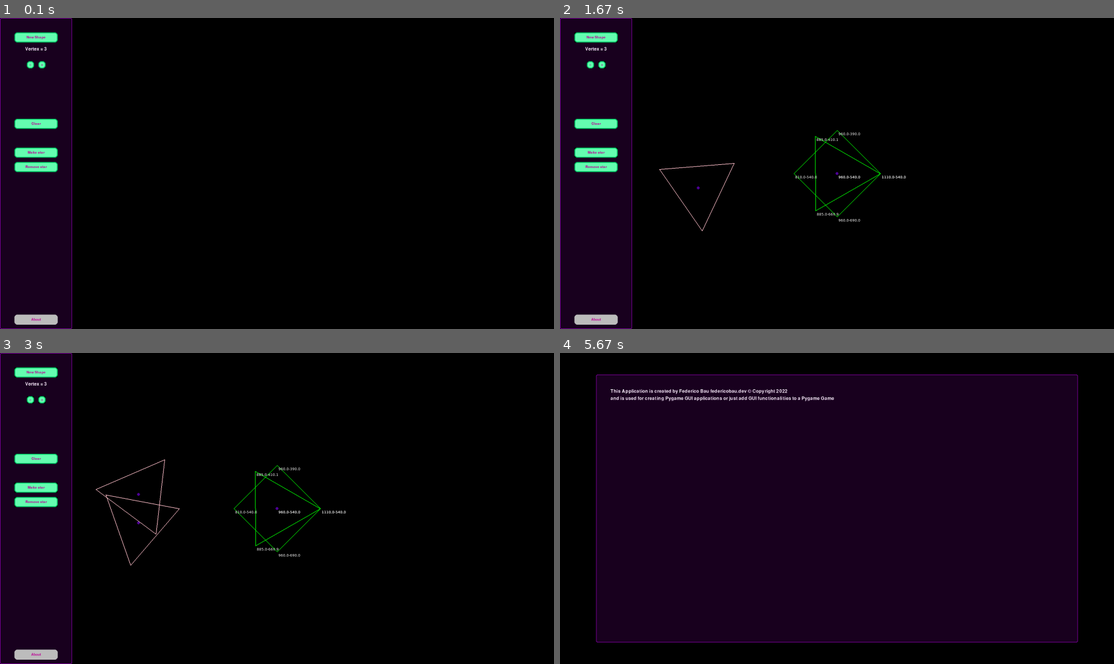
Above: before the commit, frames 1-4 (two rows, left to right).
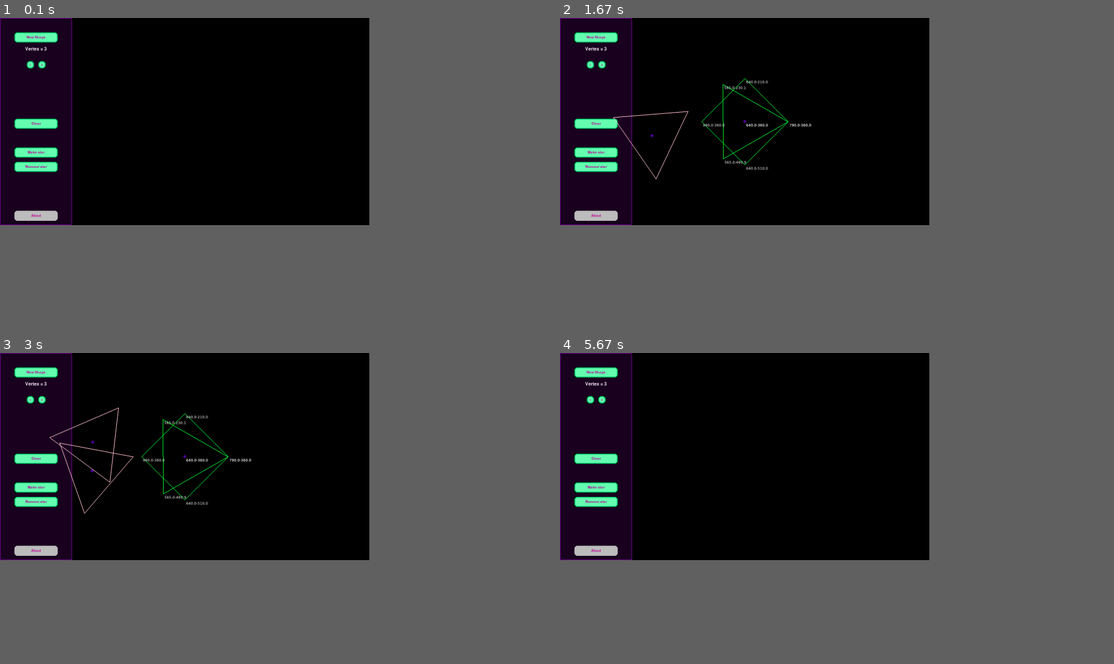
Above: after the commit, the same moments.

Repository: Koubae/Pygame-polygons
Game: pygame game, started from pygame_polygons/main.py
Two runs of this game, one before a commit and one after it. Both use one fixed random seed, a clock stepped at 60 frames per second and the inputs below.
Inputs (mouse positions are in pixels of both pictures, inside the frame that each line leads up to):
- Up to frame 1 (0.1 s): no input
- Up to frame 2 (1.67 s): click (593, 36) at 0.38 s; press the mouse at (598, 64) at 0.7 s; move the mouse to (820, 108) at 0.8 s; release the mouse at (1041, 154) at 0.93 s; press the mouse at (593, 36) at 1.03 s; move the mouse to (737, 123) at 1.13 s; release the mouse at (881, 213) at 1.27 s; press the mouse at (593, 151) at 1.37 s; move the mouse to (681, 148) at 1.47 s; release the mouse at (764, 142) at 1.6 s
- Up to frame 3 (3 s): press the mouse at (33, 486) at 1.7 s; move the mouse to (55, 517) at 1.8 s; release the mouse at (77, 548) at 1.93 s; press the mouse at (27, 399) at 2.03 s; move the mouse to (227, 424) at 2.13 s; release the mouse at (426, 446) at 2.27 s; press the mouse at (33, 486) at 2.37 s; move the mouse to (99, 440) at 2.47 s; release the mouse at (166, 390) at 2.6 s; press the mouse at (33, 502) at 2.7 s; move the mouse to (182, 477) at 2.8 s; release the mouse at (332, 452) at 2.93 s
- Up to frame 4 (5.67 s): press the mouse at (593, 654) at 3.03 s; move the mouse to (776, 608) at 3.13 s; release the mouse at (958, 564) at 3.27 s; click (859, 452) at 3.38 s; press the mouse at (593, 486) at 3.7 s; move the mouse to (764, 505) at 3.8 s; release the mouse at (936, 524) at 3.93 s; press the mouse at (593, 486) at 4.03 s; move the mouse to (676, 548) at 4.13 s; release the mouse at (759, 611) at 4.27 s; press the mouse at (593, 486) at 4.37 s; move the mouse to (753, 524) at 4.47 s; release the mouse at (914, 561) at 4.6 s; press the mouse at (593, 486) at 4.7 s; move the mouse to (659, 477) at 4.8 s; release the mouse at (726, 468) at 4.93 s; press the mouse at (593, 458) at 5.03 s; move the mouse to (787, 452) at 5.13 s; release the mouse at (981, 449) at 5.27 s; press the mouse at (593, 654) at 5.37 s; move the mouse to (681, 608) at 5.47 s; release the mouse at (776, 564) at 5.6 s
In our replay, the window is 900x506 before the commit and 600x337 after it. These sizes can differ from the game's own. Grey fills any space a smaller window leaves; there, only what the larger window draws over its background counts as a difference.

The runs differ from the first frame. In frame 1, 4.8% of the frame differs, in the area x 0-14%, y 32-100%; in frame 2, 6.0%; in frame 3, 6.2%; in frame 4, 55%, in the area x 0-100%, y 0-100%.

Commit message:
Polygon class

Diff:
--- a/pygame_polygons/src/app.py
+++ b/pygame_polygons/src/app.py
@@ -3,7 +3,7 @@
 from .config.constants import *
 
 class App:
-    DEFAULT_DISPLAY: int = 0
+    DEFAULT_DISPLAY: int = 1
 
     def __init__(self, app_name: str, app: dict, world: dict, ):
         self.app_name: str = app_name
--- a/pygame_polygons/src/application/services/event_listener.py
+++ b/pygame_polygons/src/application/services/event_listener.py
@@ -63,6 +63,7 @@
             return 'WHEEL_DOWN'
         return None
 
+    # ~~~~~~~~~~~~~~~~~ mouse ~~~~~~~~~~~~~~~~~ #
     def is_mouse_button_pressed_event(self) -> bool:
         return pygame.MOUSEBUTTONDOWN in self.events
 
@@ -71,3 +72,11 @@
 
     def is_mouse_wheel_event(self) -> bool:
         return pygame.MOUSEWHEEL in self.events
+
+    # ~~~~~~~~~~~~~~~~~ keyboard ~~~~~~~~~~~~~~~~~ #
+
+    def is_ctrl_left_pressed_event(self) -> bool:
+        return pygame.KEYDOWN in self.events and pygame.K_LCTRL in self.events[pygame.KEYDOWN]
+
+    def is_ctrl_left_released_event(self) -> bool:
+        return pygame.KEYUP in self.events and pygame.K_LCTRL in self.events[pygame.KEYUP]
--- a/pygame_polygons/src/application/services/shape_controler.py
+++ b/pygame_polygons/src/application/services/shape_controler.py
@@ -2,8 +2,8 @@
 import pygame
 from pygame.math import Vector2
 
-from ..shapes import get_polygon_centroid, polygon_rotate, polygon_move, draw_regular_polygon
-
+from ..shapes import Polygon
+# from ...app import App
 
 class ShapeController:
 
@@ -11,21 +11,21 @@
         ...
 
     @staticmethod
-    def make_polygon(vertex_count: int, radius: int, position: tuple):
+    def make_polygon(app, vertex_count: int, radius: int, position: tuple) -> Polygon:
         """Creates a polygon defined by its vertex count, radius (size) and x,y coordinates
 
+        :param screen: pygame.Surface
         :param vertex_count: int min 3. Total amount of the polygon vertex
         :param radius: int the size of the polygon
         :param position: tuple x,y coordinates
-        :return:
+        :return: Polygon
         """
         if vertex_count < 3:
             vertex_count = 3
-        return draw_regular_polygon(vertex_count, radius, position)
 
-    @staticmethod
-    def shape_get_center(polygon: list[Vector2]) -> Vector2:
-        return get_polygon_centroid(polygon)  # get the polygon centroid
+        polygon = Polygon(app, vertex_count, radius, Vector2(position[0], position[1]))
+
+        return polygon
 
     @staticmethod
     def shape_centroid_is_near_mouse_pointer(mouse: tuple, centroid: Vector2, margin: int) -> bool:
@@ -48,7 +48,7 @@
 
 
     @staticmethod
-    def move_polygon(polygons: list[list[Vector2]], current_polygon: int, mouse_position: tuple[int, int]):
+    def move_polygon(polygons: list[Polygon], current_polygon: int, mouse_position: tuple[int, int]) -> None:
         """Move a polygon setting its center to the mouse position
 
         :param polygons: list[list[Vector2]] List of polygon
@@ -57,13 +57,21 @@
         :return:
         """
         try:
-            polygon = polygons[current_polygon]  # get the polygon
+            polygon: Polygon = polygons[current_polygon]  # get the polygon
         except IndexError:
             return
-        polygon_move(polygon, Vector2(mouse_position[0], mouse_position[1]))
+        polygon.move(Vector2(mouse_position[0], mouse_position[1]))
 
     @staticmethod
-    def rotate_polygon(polygons: list[list[Vector2]], current_polygon: int, direction: str) -> None:
+    def polygon_move_vertex(polygons: list[Polygon], indexes: tuple[int, int], mouse_position: tuple[int, int]) -> None:
+        try:
+            polygon: Polygon = polygons[indexes[0]]  # get the polygon
+        except IndexError:
+            return
+        polygon.move_vertix(indexes[1],  Vector2(mouse_position[0], mouse_position[1]))
+
+    @staticmethod
+    def rotate_polygon(polygons: list[Polygon], current_polygon: int, direction: str) -> None:
         """Rotates a Polygon clockwise - counter clock-wise
 
         :param polygons: list[list[Vector2]] List of polygon
@@ -82,16 +90,17 @@
             angle = -angle
 
         try:
-            polygon = polygons[current_polygon]  # get the polygon
+            polygon: Polygon = polygons[current_polygon]  # get the polygon
         except IndexError:
             return
-
-        centroid = get_polygon_centroid(polygon)  # get the polygon centroid
-        polygon_rotated = polygon_rotate(polygon, centroid, angle)  # rotate polygon
-        polygons[current_polygon] = polygon_rotated
+        vertices: list[Vector2] = polygon.vertices
+        centroid = Polygon.get_polygon_centroid(vertices)  # get the polygon centroid
+        polygon_rotated = Polygon.polygon_rotate(vertices, centroid, angle)  # rotate polygon
+        polygon.update_vertices_positions(polygon_rotated)
+        polygon.centroid = polygon.vertices  # reset the polygon centroid
 
     @staticmethod
-    def draw_stars(screen: pygame.Surface, stars: list[list[Vector2]]) -> None:
+    def draw_stars(screen: pygame.Surface, stars: list[Polygon]) -> None:
         """Stars are drawn and rotating counter-clockwise
 
         :param screen: pygame.Surface Screen were stars needs to be drawn
@@ -102,9 +111,11 @@
             return
             # make the star roating continously making double adges
         for i, star in enumerate(stars):
-            centroid = get_polygon_centroid(star)
+            vertices: list[Vector2] = star.vertices
+
+            centroid = Polygon.get_polygon_centroid(vertices)
             pygame.draw.circle(screen, (79, 0, 153),  # draw red dot around vertex
                                Vector2(centroid[0], centroid[1]), 5)
-            pygame.draw.polygon(screen, pygame.Color("pink"), star, width=2)
-            star_rotated = polygon_rotate(star, centroid, -45)
-            stars[i] = star_rotated
+            pygame.draw.polygon(screen, pygame.Color("pink"), vertices, width=2)
+            star_rotated = Polygon.polygon_rotate(vertices, centroid, -45)
+            star.update_vertices_positions(star_rotated)
--- a/pygame_polygons/src/application/shapes/__init__.py
+++ b/pygame_polygons/src/application/shapes/__init__.py
@@ -1 +1 @@
-from .polygon import get_polygon_centroid, polygon_rotate, polygon_move, draw_regular_polygon
+from .polygon import Polygon
--- a/pygame_polygons/src/application/shapes/polygon.py
+++ b/pygame_polygons/src/application/shapes/polygon.py
@@ -1,65 +1,186 @@
 import math
 from typing import Union
+import pygame
 from pygame.math import Vector2
+import random
 
-def draw_regular_polygon(vertex_count: int, radius: int, position: tuple) -> list[Vector2]:
-    """@credit: https://stackoverflow.com/a/57638991/13903942 """
-    n, r = vertex_count, radius
-    x, y = position
-    return [
-        Vector2(x + r * math.cos(2 * math.pi * i / n), y + r * math.sin(2 * math.pi * i / n))
-        for i in range(n)
-    ]
+class Polygon:
+    BORDER_WIDTH: int = 2
+    DOT_CIRCLE_RADIUS: int = 5
 
-def get_polygon_centroid(polygon: list[Vector2]) -> Vector2:
-    """Finds the centroid /  barycenter of a polygon
+    TEXT_COLOR: tuple[int, int, int] = (255, 255, 255)
+    VERTEX_DOT_COLOR: tuple[int, int, int] = (255, 0, 0)
+    CENTROID_DOT_COLOR: tuple[int, int, int] = (79, 0, 153)
+    # TODO: Check https://superuser.com/questions/361297/what-colour-is-the-dark-green-on-old-fashioned-green-screen-computer-displays
+    TERMINAL_COLORS: dict[str, tuple[int, int, int]] = {
+        'amber': (255, 176, 0),
+        'amber_l': (255, 204, 0),
 
-    :param polygon: list[Vector2]
-    :return: Vector2 x,y coordinates of the centroid/ barycenter of the given polygon
-    """
-    # finds the center of a polygon
-    vertices_x: list = []
-    vertices_y: list = []
-    for vertex in polygon:
-        vertices_x.append(vertex[0])
-        vertices_y.append(vertex[1])
-    vertices_count: int = len(polygon)
-    centroid = Vector2(sum(vertices_x) / vertices_count,
-                       sum(vertices_y) / vertices_count)  # finds the center of a polygon
-    return centroid
+        'green_1': (51, 255, 0),
+        'apple': (51, 255, 51),
+        'green_2': (0, 255, 51),
 
+        'apple_llc': (102, 255, 102),
+        'green_3': (0, 255, 102)
+    }
+    DEFAULT_TERMINAL_COLORS: tuple[str] = tuple(TERMINAL_COLORS.keys())
 
-def polygon_move(polygon: list[Vector2], move_to: Vector2) -> None:
-    """Move a polygon following its x, y coordinates
+    def __init__(self, app, vertex_count: int, radius: int, position: Vector2):
+        self.app = app
+        self.screen: pygame.Surface = self.app.background
+        self.vertex_count: int = 3
+        self.radius: int
+        self.position_initial: Vector2
 
-    :param polygon:
-    :param move_to:
-    :return:
-    """
-    centroid = get_polygon_centroid(polygon)  # get the polygon centroid
+        self._vertices: list[Vector2] = Polygon.draw_regular_polygon(vertex_count, radius, position)
+        self._centroid: Vector2 = Polygon.get_polygon_centroid(self.vertices)
 
-    pos_x, pos_y = move_to
-    for vertex_index, vertex in enumerate(polygon):
-        move_x = pos_x - centroid[0]
-        move_y = pos_y - centroid[1]
-        polygon[vertex_index][0] += move_x
-        polygon[vertex_index][1] += move_y
+        self.border_color: tuple = self.TERMINAL_COLORS[self.DEFAULT_TERMINAL_COLORS[random.randint(0, len(self.DEFAULT_TERMINAL_COLORS) - 1)]]
+        self.background_color: tuple = self.TERMINAL_COLORS[self.DEFAULT_TERMINAL_COLORS[random.randint(0, len(self.DEFAULT_TERMINAL_COLORS) - 1)]]
 
+    @property
+    def vertices(self) -> list[Vector2]:
+        """The vertices property."""
+        return self._vertices
 
-def polygon_rotate(polygon: list[Vector2], centroid: Vector2, angle: Union[float, int]) -> list[Vector2]:
-    """Rotates a polygon to its centroid as its origin by the given angle
-    Positve angle: anti-clockwise
-    Negative angle: clockwise
+    @vertices.setter
+    def vertices(self, value: list[Vector2]) -> None:
+        """Sets the vertices"""
+        self._vertices = value
 
-    :param polygon: list[Vector2]
-    :param centroid: Vector2 Center of the polygon
-    :param angle: float|int   Angle
-    :return:
-    """
-    return [
-        Vector2(
-            centroid[0] + ((vertex[0] - centroid[0]) * math.cos(angle)) - ((vertex[1] - centroid[1]) * math.sin(angle)),
-            centroid[1] + ((vertex[0] - centroid[0]) * math.sin(angle)) + ((vertex[1] - centroid[1]) * math.cos(angle))
-        )
-        for vertex_index, vertex in enumerate(polygon)
-    ]
+    @property
+    def centroid(self) -> Vector2:
+        """The radius property."""
+        return self._centroid
+
+    @centroid.setter
+    def centroid(self, _: None = None) -> None:
+        """Sets the Centroid"""
+        self._centroid = Polygon.get_polygon_centroid(self.vertices)
+
+    def draw(self):
+        """ Draws a polygon and its center dot (centroid / barycenter)
+
+        :return:
+        """
+        pygame.draw.circle(
+            self.screen,
+            self.CENTROID_DOT_COLOR,
+            Vector2(self.centroid.x, self.centroid.y),
+            self.DOT_CIRCLE_RADIUS
+        )  # draw dot around center
+        self.write_vertex_coords(self.centroid)
+        pygame.draw.polygon(self.screen, self.border_color, self.vertices, width=self.BORDER_WIDTH)
+
+    def vertex_focus(self, vertex_index: int) -> None:
+        """Focus a Vertex, make it in a red dot
+
+        :param vertex_index:
+        :return:
+        """
+        try:
+            vertex = self.vertices[vertex_index]
+        except IndexError as err:
+            print(str(err))
+            return
+        pygame.draw.circle(
+            self.screen,
+            self.VERTEX_DOT_COLOR,
+            Vector2(vertex[0], vertex[1]),
+            self.DOT_CIRCLE_RADIUS
+        )  # draw red dot around vertex
+        pygame.mouse.set_cursor(pygame.SYSTEM_CURSOR_SIZEALL)
+
+    def write_vertex_coords(self, vertex: Vector2):
+        """Write the coordinates of a particualr vertex"""
+        # write vertex coordinates into the vertex
+        about_text1 = f"{round(vertex.x, 2)}-{round(vertex.y, 2)}"
+        font_img = self.app.font_small.render(about_text1, True, (255, 255, 255))
+        self.screen.blit(font_img, Vector2(vertex.x + 5, vertex.y + 5))
+
+    def update_vertices_positions(self, vertices: list[Vector2]):
+        """Update the polygon's Vertices position
+
+        :param vertices: list[Vector2]
+        :return:
+        """
+        self.vertices = vertices
+
+    # ----------------
+    # Geometry methods
+    # ----------------
+
+    @staticmethod
+    def draw_regular_polygon(vertex_count: int, radius: int, position: Vector2) -> list[Vector2]:
+        """@credit: https://stackoverflow.com/a/57638991/13903942 """
+        n, r = vertex_count, radius
+        x, y = position
+        return [
+            Vector2(x + r * math.cos(2 * math.pi * i / n), y + r * math.sin(2 * math.pi * i / n))
+            for i in range(n)
+        ]
+
+    @staticmethod
+    def get_polygon_centroid(polygon: list[Vector2]) -> Vector2:
+        """Finds the centroid /  barycenter of a polygon
+
+        :param polygon: list[Vector2]
+        :return: Vector2 x,y coordinates of the centroid/ barycenter of the given polygon
+        """
+        # finds the center of a polygon
+        vertices_x: list = []
+        vertices_y: list = []
+        for vertex in polygon:
+            vertices_x.append(vertex[0])
+            vertices_y.append(vertex[1])
+        vertices_count: int = len(polygon)
+        centroid = Vector2(sum(vertices_x) / vertices_count,
+                           sum(vertices_y) / vertices_count)  # finds the center of a polygon
+        return centroid
+
+    def move(self, move_to: Vector2) -> None:
+        """Move a polygon following its x, y coordinates
+
+        :param vertices:
+        :param move_to:
+        :return:
+        """
+        vertices: list[Vector2] = self._vertices
+        centroid = Polygon.get_polygon_centroid(vertices)  # get the polygon centroid
+
+        pos_x, pos_y = move_to
+        for vertex_index, vertex in enumerate(vertices):
+            move_x = pos_x - centroid[0]
+            move_y = pos_y - centroid[1]
+            vertices[vertex_index][0] += move_x
+            vertices[vertex_index][1] += move_y
+
+        self.centroid = vertices # reset the polygon centroid
+    def move_vertix(self, vertex_index: int, position: Vector2) -> None:
+        try:
+            _: Vector2 = self._vertices[vertex_index]  # test check that the vertex exits
+        except IndexError:
+            return
+        self._vertices[vertex_index] = position
+        self.centroid = self._vertices  # reset the polygon centroid
+
+    @staticmethod
+    def polygon_rotate(polygon: list[Vector2], centroid: Vector2, angle: Union[float, int]) -> list[Vector2]:
+        """Rotates a polygon to its centroid as its origin by the given angle
+        Positve angle: anti-clockwise
+        Negative angle: clockwise
+
+        :param polygon: list[Vector2]
+        :param centroid: Vector2 Center of the polygon
+        :param angle: float|int   Angle
+        :return:
+        """
+        return [
+            Vector2(
+                centroid[0] + ((vertex[0] - centroid[0]) * math.cos(angle)) - (
+                        (vertex[1] - centroid[1]) * math.sin(angle)),
+                centroid[1] + ((vertex[0] - centroid[0]) * math.sin(angle)) + (
+                        (vertex[1] - centroid[1]) * math.cos(angle))
+            )
+            for vertex_index, vertex in enumerate(polygon)
+        ]
--- a/pygame_polygons/src/application/shapes/shape.py
+++ /dev/null
@@ -1,4 +0,0 @@
-
-
-class Shape:
-    ...
--- a/pygame_polygons/src/application/views/home.py
+++ b/pygame_polygons/src/application/views/home.py
@@ -5,6 +5,7 @@
 from .view_manager import ViewManager
 
 from ..services import ShapeController
+from ..shapes import Polygon
 
 
 class ViewHome(ViewManager):
@@ -14,15 +15,23 @@
     def __init__(self, *args):
         super().__init__(*args)
 
+        # Shapes
+        self.polygons: list[Polygon] = []
+        self.stars: list[Polygon] = []
+
         self.shape_new_vertex: int = 3
         self.current_figure: tuple = ()
         self.current_figure_center: Optional[int] = None
-        self.current_figure_wheel: Optional[bool] = False
+
+        # ------------- INPUTS ------------- #
+
+        # mouse
+        self.current_figure_wheel: bool = False
         self.current_figure_drag: bool = False
 
-        # Shapes
-        self.polygons: list[list[Vector2]] = []
-        self.stars: list[list[Vector2]] = []
+        # keyboard
+        self.event_ctrl_l: Optional[str] = None
+
 
     def register_mouse_action(self, hooked: bool):
         """Register user mouse actions.
@@ -43,6 +52,17 @@
                 self.mouse_init_drag()
             elif self.app.event_listener.is_mouse_button_released_event():  # mouse release
                 self.mouse_reset_drag()
+
+    def register_keyboard_action(self, hooked: bool):
+
+        if not hooked:
+            ...
+        if self.event_ctrl_l == 'PRESSED':
+            is_ctrl_l_released = self.app.event_listener.is_ctrl_left_released_event()
+            self.event_ctrl_l = is_ctrl_l_released and 'RELEASED' or 'PRESSED'
+        else:
+            is_ctrl_l_pressed = self.app.event_listener.is_ctrl_left_pressed_event()
+            self.event_ctrl_l = is_ctrl_l_pressed and 'PRESSED' or None
 
     def mouse_reset_drag_and_pointer(self) -> None:
         """Resets Mouse drag event actions and set default mouse pointer"""
@@ -108,7 +128,7 @@
         if matches:
             match = matches[0]  # todo: should get the vertex with closest to mouse and not the first found
             self.vertex_dot_focus(match)
-            self.current_figure = (match[0], match[1])
+            self.current_figure = (int(match[0]), int(match[1]))
             self.current_figure_center = None
 
             return True
@@ -126,8 +146,9 @@
 
         hooked = False
         for poly_index, poly in enumerate(self.polygons):
-            centroid = ShapeController.shape_get_center(poly)
-            self.polygon_draw(poly, centroid)
+            centroid = poly.centroid
+            poly.draw()
+            vertices: list[Vector2] = poly.vertices
 
 
             matches: list[Vector2] = []
@@ -135,9 +156,9 @@
             # First, wee need to collect all vertex and check if there is a match. That's because
             # we need to know whether the user is still draggin the same vertex around. Else if we have a match
             # the new match found is the new vertex.
-            for vertex_index, vertex in enumerate(poly):
-
-                self.write_vertex_coords(vertex)
+            for vertex_index, vertex in enumerate(vertices):
+
+                poly.write_vertex_coords(vertex)
 
                 margin, current = self._get_point_detection_margin(poly_index, vertex_index)
 
@@ -147,13 +168,13 @@
                     if current:  # if the current object then we can just exit the loop
                         matches_previous_polygon = Vector2(poly_index, vertex_index)
                         break
-
             # Check if the user is near the center of the polygon
-            is_it = self.is_near_poly_centroid(poly_index, mouse_current, centroid)
-            if is_it:
-                hooked = True
-                continue
-            hooked = self.highlight_polygon_vertex(matches_previous_polygon, matches)
+            if not hooked:
+                is_it = self.is_near_poly_centroid(poly_index, mouse_current, centroid)
+                if is_it:
+                    hooked = True
+                    continue
+                hooked = self.highlight_polygon_vertex(matches_previous_polygon, matches)
 
         return hooked
 
@@ -174,7 +195,7 @@
             # Make a new draw
             half_w = self.app.win_width / 2
             half_h = self.app.win_height / 2
-            polygon = ShapeController.make_polygon(self.shape_new_vertex, 150, (half_w, half_h))
+            polygon = ShapeController.make_polygon(self.app, self.shape_new_vertex, 150, (half_w, half_h))
             self.polygons.append(polygon)
 
             # reset the new vertex counter
@@ -239,7 +260,7 @@
             else:
                 half_h = self.app.win_height / 2 + ((len(self.stars) * len(self.stars)) - 50)
 
-            self.stars.append(ShapeController.make_polygon(3, 150, (half_w, half_h)))
+            self.stars.append(ShapeController.make_polygon(self.app, 3, 150, (half_w, half_h)))
 
         def remove_star(event: dict):
             if 'MOUSE_LEFT' not in event:
@@ -277,6 +298,8 @@
 
         def _update():
 
+            # print(self.app.event_listener.events)
+
             # Update Gui Components
             components_gui.draw(self.app.background)
             components_gui.update()
@@ -301,6 +324,9 @@
             #   KEYBOARD / MOUSE CONTROL
             # ---------------------------------------------------------
             self.register_mouse_action(hooked)
+            self.register_keyboard_action(hooked)
+            if self.event_ctrl_l:
+                print(self.event_ctrl_l)
 
             # .............. drag center ............... #
             if self.current_figure_center is not None and self.current_figure_drag:
@@ -308,7 +334,7 @@
 
             # .............. drag vertex ............... #
             elif self.current_figure and self.current_figure_drag:
-                self.polygons[int(self.current_figure[0])][int(self.current_figure[1])] = Vector2(mouse_x, mouse_y)
+                ShapeController.polygon_move_vertex(self.polygons, self.current_figure, (mouse_x, mouse_y))
 
             # .............. central rotation ............... #
             if self.current_figure_center is not None and self.current_figure_wheel:
@@ -329,41 +355,19 @@
     # Utility functions
     # -----------------
 
-    def vertex_dot_focus(self, polygon: Vector2) -> None:
+    def vertex_dot_focus(self, polygon_index: Vector2) -> None:
         """Focus a Vertex, make it in a red dot
 
-        :param polygon:
+        :param polygon_index:
         :return:
         """
         try:
-            vertex = self.polygons[int(polygon.x)][int(polygon.y)]
+            polygon: Polygon = self.polygons[int(polygon_index.x)]
         except IndexError as err:
             print(str(err))
             return
-        pygame.draw.circle(self.app.background, (255, 0, 0),  # draw red dot around vertex
-                           Vector2(vertex[0], vertex[1]), 5)
-        pygame.mouse.set_cursor(pygame.SYSTEM_CURSOR_SIZEALL)
-
-    def polygon_draw(self, poly: list, centroid: Vector2):
-        """ Draws a polygon and its center dot (centroid / barycenter)
-
-        :param poly:
-        :param centroid:
-        :return:
-        """
-        pygame.draw.circle(self.app.background, (79, 0, 153),  # draw red dot around vertex
-                           Vector2(centroid.x, centroid.y), 5)
-        self.write_vertex_coords(centroid)
-        pygame.draw.polygon(self.app.background, pygame.Color("green"), poly, width=2)
-
-    def write_vertex_coords(self, vertex: Vector2):
-        """Write the coordinates of a particualr vertex"""
-        # write vertex coordinates into the vertex
-        about_text1 = f"{round(vertex.x, 2)}-{round(vertex.y, 2)}"
-        font_img = self.app.font_small.render(about_text1, True, (255, 255, 255))
-        self.app.background.blit(font_img,
-                                 Vector2(vertex.x + 5, vertex.y + 5))
-
+        else:
+            polygon.vertex_focus(int(polygon_index.y))
 
     def _get_point_detection_margin(self, poly_index: int, vertex_index: int) -> tuple:
         """Detects the margin by witch a point is sensible to a mouse detection when is near
--- a/pygame_polygons/src/config/constants.py
+++ b/pygame_polygons/src/config/constants.py
@@ -11,7 +11,7 @@
 
 FLOOR_CHUNK: int = 64
 SCREEN_SIZE: list = ["small", "medium", "large"]
-SCREEN_SELECT: str = SCREEN_SIZE[2]
+SCREEN_SELECT: str = SCREEN_SIZE[1]
 SCREEN_SIZE_CALCS: list = ["static", "dynamic"]  # static: fix number | dynamic : calcualtes from the pc display size
 SCREEN_SIZE_TYPE: str = SCREEN_SIZE_CALCS[1]
 if SCREEN_SIZE_TYPE == "static":
